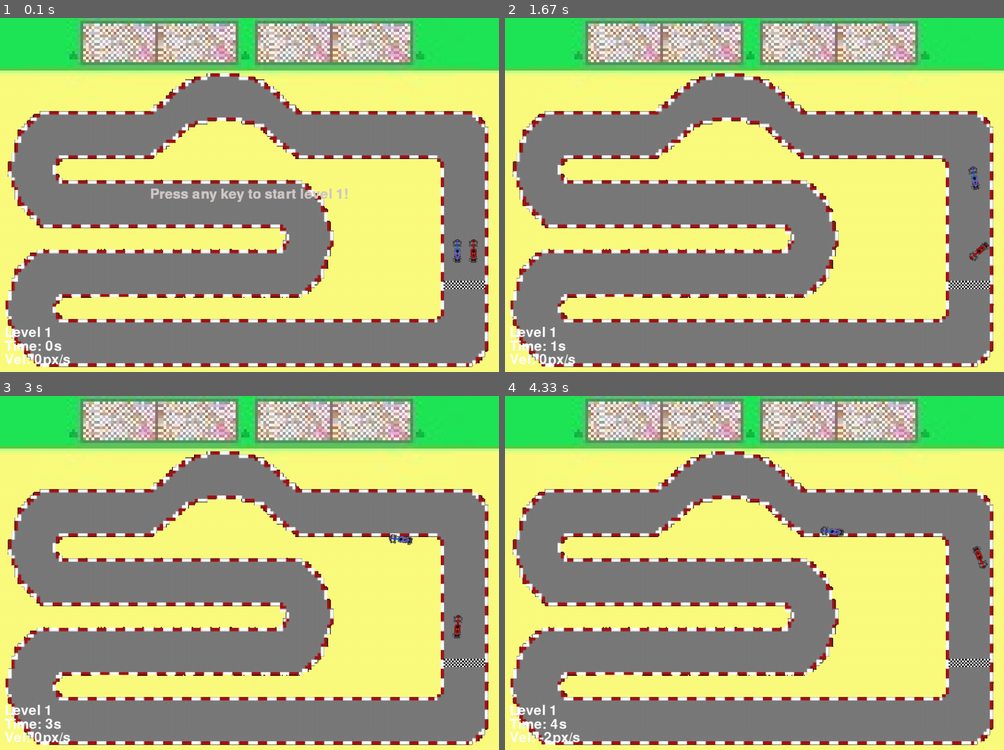
Above: before the commit, frames 1-4 (two rows, left to right).
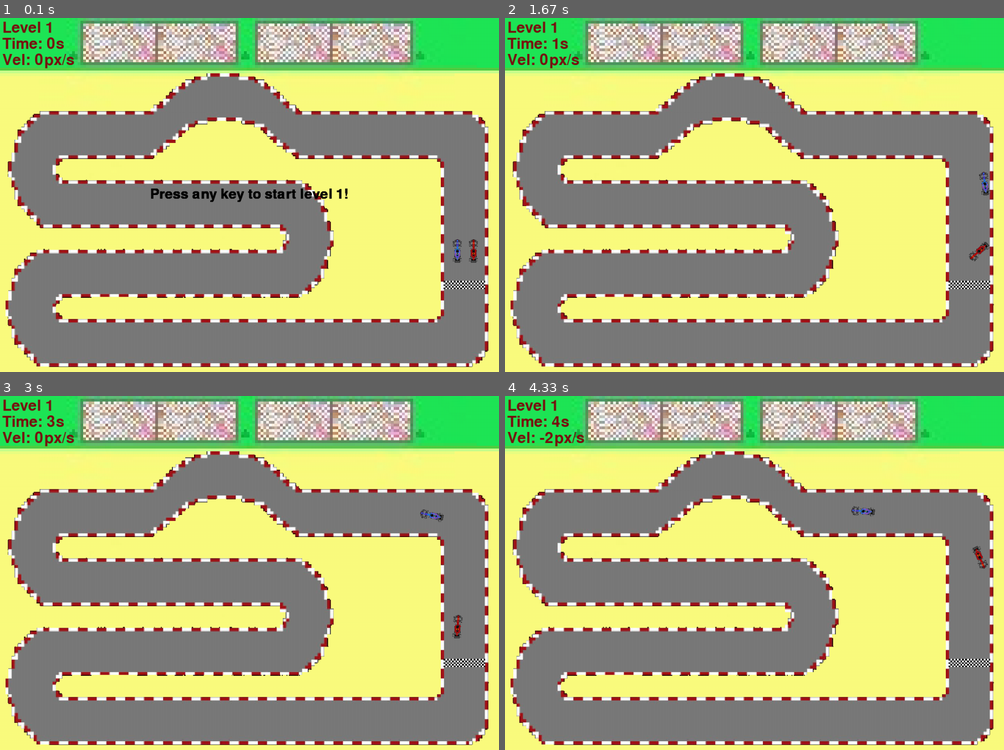
Above: after the commit, the same moments.

Repository: 203429/concurrente
Game: pygame game, started from Corte 3/race_game_pygame/main.py
The game is run twice, just before and just after one commit, with the same random seed, the same clock (stepped at 60 frames per second) and the same inputs.
Inputs:
- Up to frame 1 (0.1 s): no input
- Up to frame 2 (1.67 s): hold D 0.33-0.8 s; hold W 0.83-1.13 s; hold D 1.17-1.63 s
- Up to frame 3 (3 s): hold A 1.67-2.2 s; hold S 2.23-2.53 s; hold A 2.57-2.97 s
- Up to frame 4 (4.33 s): hold W 3-3.37 s; hold D 3.4-4.03 s; hold S from 4.07 s (still down)

The runs differ from the first frame. In frame 1, 1.6% of the frame differs, in the area x 0-70%, y 0-99%; in frame 2, 1.1%; in frame 3, 1.2%; in frame 4, 1.1%.

Commit message:
multiples cars supported

Diff:
--- a/Corte 3/race_game_pygame/main.py
+++ b/Corte 3/race_game_pygame/main.py
@@ -1,5 +1,6 @@
-import pygame, time, math, sys
+import pygame, time, math, sys, random
 from utils import scale_image, blit_rotate_center, blit_text_center
+import paths
 pygame.font.init()
 
 GRASS = scale_image(pygame.image.load("imgs/grass.png"), 6)
@@ -23,12 +24,12 @@
 pygame.display.set_caption("Formula UP")
 
 MAIN_FONT = pygame.font.SysFont("comicsans", 44)
+INFO_FONT = pygame.font.SysFont("standard-block",49)
 
 FPS = 60
-PATH1 = [(1006, 334), (670, 266), (486, 150), (115, 252), (289, 419), (615, 374), (436, 563), (101, 525), (298, 718), (787, 687), (970, 681), (1031, 593)]
 
 class GameInfo:
-    LEVELS = 10
+    LEVELS = 3
 
     def __init__(self, level=1):
         self.level = level
@@ -57,13 +58,15 @@
         return round(time.time() - self.level_start_time)
 
 class AbstractCar:
-    def __init__(self, max_vel, rotation_vel):
+    def __init__(self, img, start_pos, max_vel, rotation_vel):
         self.max_vel = max_vel
         self.vel = 0
         self.rotation_vel = rotation_vel
         self.angle = 0
-        self.img = self.IMG
-        self.x, self.y = self.START_POS
+        # self.img = self.IMG
+        # self.x, self.y = self.START_POS
+        self.img = img
+        self.x, self.y = start_pos
         self.acceleration = 0.3
 
     def rotate(self, left=False, right=False):
@@ -97,15 +100,12 @@
         poi = mask.overlap(car_mark, offset)
         return poi
 
-    def reset(self):
-        self.x, self.y = self.START_POS
+    def reset(self, start_pos):
+        self.x, self.y = start_pos
         self.angle = 0
         self.vel = 0
 
 class PlayerCar(AbstractCar):
-    IMG = CAR1
-    START_POS = CAR1_POS
-
     def reduce_speed(self):
         self.vel = max(self.vel - self.acceleration / 2, 0)
         self.move()
@@ -115,11 +115,8 @@
         self.move()
 
 class ComputerCar(AbstractCar):
-    IMG = CAR2
-    START_POS = CAR2_POS
-
-    def __init__(self, max_vel, rotation_vel, path=[]):
-        super().__init__(max_vel, rotation_vel)
+    def __init__(self, img, start_pos, max_vel, rotation_vel, path=[]):
+        super().__init__(img, start_pos, max_vel, rotation_vel)
         self.path = path
         self.current_point = 0
         self.vel = max_vel
@@ -169,8 +166,8 @@
         self.update_path_point()
         super().move()
 
-    def next_level(self, level):
-        self.reset()
+    def next_level(self, level, start_pos):
+        self.reset(start_pos)
         self.vel = self.max_vel + (level - 1) * 0.2
         self.current_point = 0
 
@@ -178,14 +175,14 @@
     for img,pos in images:
         win.blit(img,pos)
 
-    level_text = MAIN_FONT.render(f"Level {game_info.level}", 1, (255,255,255))
-    win.blit(level_text, (10, HEIGHT - level_text.get_height() - 70))
-
-    time_text = MAIN_FONT.render(f"Time: {game_info.get_level_time()}s", 1, (255,255,255))
-    win.blit(time_text, (10, HEIGHT - time_text.get_height() - 40))
-
-    vel_text = MAIN_FONT.render(f"Vel: {round(player_car.vel)}px/s", 1, (255,255,255))
-    win.blit(vel_text, (10, HEIGHT - vel_text.get_height() - 10))
+    level_text = INFO_FONT.render(f"Level {game_info.level}", 1, (122, 17, 17))
+    win.blit(level_text, (5, 5))
+
+    time_text = INFO_FONT.render(f"Time: {game_info.get_level_time()}s", 1, (122, 17, 17))
+    win.blit(time_text, (5, 40))
+
+    vel_text = INFO_FONT.render(f"Vel: {round(player_car.vel)}px/s", 1, (122, 17, 17))
+    win.blit(vel_text, (5, 75))
 
     player_car.draw(win)
     computer_car.draw(win)
@@ -219,8 +216,8 @@
         pygame.display.update()
         pygame.time.wait(5000)
         game_info.reset()
-        player_car.reset()
-        computer_car.reset()
+        player_car.reset(CAR1_POS)
+        computer_car.reset(CAR2_POS)
 
     player_finish_poi_collide = player_car.collide(FINISH_MASK, *FINISH_POS)
     if player_finish_poi_collide != None:
@@ -228,50 +225,59 @@
             player_car.bounce()
         else:
             game_info.next_level()
-            player_car.reset()
-            computer_car.next_level(game_info.level)
-
-clock = pygame.time.Clock()
-images = [(GRASS, (0,0)),(TRACK, (-30,120)),(FINISH, FINISH_POS)]
-player_car = PlayerCar(5,4)
-computer_car = ComputerCar(2,4,PATH1)
-game_info = GameInfo()
-
-while True:
-    clock.tick(FPS)
-
-    draw(WIN, images, player_car, computer_car, game_info)
-
-    while not game_info.started:
-        blit_text_center(WIN, MAIN_FONT, f"Press any key to start level {game_info.level}!")
-        pygame.display.update()
+            player_car.reset(CAR1_POS)
+            computer_car.next_level(game_info.level, CAR2_POS)
+
+def main(clock, images, player_car, computer_car, game_info):
+    while True:
+        clock.tick(FPS)
+
+        draw(WIN, images, player_car, computer_car, game_info)
+
+        while not game_info.started:
+            blit_text_center(WIN, MAIN_FONT, f"Press any key to start level {game_info.level}!")
+            pygame.display.update()
+            for event in pygame.event.get():
+                if event.type == pygame.QUIT:
+                    # print(computer_car.path)
+                    pygame.quit()
+                    sys.exit()
+
+                if event.type == pygame.KEYDOWN:
+                    game_info.start_level()
+
         for event in pygame.event.get():
             if event.type == pygame.QUIT:
+                # print(computer_car.path)
                 pygame.quit()
                 sys.exit()
 
-            if event.type == pygame.KEYDOWN:
-                game_info.start_level()
-
-    for event in pygame.event.get():
-        if event.type == pygame.QUIT:
-            # print(computer_car.path)
-            pygame.quit()
-            sys.exit()
-
-        # if event.type == pygame.MOUSEBUTTONDOWN:
-        #     pos = pygame.mouse.get_pos()
-        #     computer_car.path.append(pos)
-
-    move_player(player_car)
-    computer_car.move()
-
-    handle_collision(player_car, computer_car, game_info)
-
-    if game_info.game_finished():
-        blit_text_center(WIN, MAIN_FONT, "You won the game!")
-        pygame.display.update()
-        pygame.time.wait(5000)
-        game_info.reset()
-        player_car.reset()
-        computer_car.reset()
+            # if event.type == pygame.MOUSEBUTTONDOWN:
+            #     pos = pygame.mouse.get_pos()
+            #     computer_car.path.append(pos)
+
+        move_player(player_car)
+        computer_car.move()
+
+        handle_collision(player_car, computer_car, game_info)
+
+        if game_info.game_finished():
+            blit_text_center(WIN, MAIN_FONT, "You won the game!")
+            pygame.display.update()
+            pygame.time.wait(5000)
+            game_info.reset()
+            player_car.reset(CAR1_POS)
+            computer_car.reset(CAR2_POS)
+
+if __name__ == '__main__':
+    clock = pygame.time.Clock()
+    images = [(GRASS, (0,0)),(TRACK, (-30,120)),(FINISH, FINISH_POS)]
+
+    player_car = PlayerCar(CAR1, CAR1_POS, 5,4)
+
+    type_path = random.randint(0,4)
+    computer_car = ComputerCar(CAR2, CAR2_POS, 2, 4, paths.PATHS_LV1[type_path])
+    # computer_car2 = ComputerCar(CAR3, CAR3_POS, 2, 4, PATH1)
+    game_info = GameInfo()
+    CARS_POS = []
+    main(clock, images, player_car, computer_car, game_info)
--- /dev/null
+++ b/Corte 3/race_game_pygame/paths.py
@@ -0,0 +1,31 @@
+PATHS_LV1 = [
+    [(995, 429), (996, 380), (986, 326), (970, 276), (908, 258), (807, 251), (725, 245), (633, 232), (574, 202), (528, 170), (474, 162), (419, 180), (375, 213), (338, 242), (250, 243), (167, 244), (127, 246), (102, 262), (76, 290), (64, 340), (71, 387), (120, 407), (212, 409), (298, 401), (381, 400), (425, 400), (488, 393), (561, 384), (626, 387), (659, 420), (668, 454), (663, 509), (646, 542), (608, 555), (547, 555), (481, 556), (431, 555), (373, 549), (321, 549), (267, 552), (222, 547), (167, 543), (119, 546), (90, 559), (72, 586), (69, 624), (78, 656), (100, 685), (159, 689), (211, 706), (307, 715), (361, 715), (427, 716), (476, 717), (518, 713), (567, 714), (628, 713), (677, 717), (728, 717), (792, 716), (839, 715), (880, 716), (929, 715), (969, 714), (999, 714), (1004, 684), (1014, 654), (1014, 628), (1017, 601), (1021, 582)],
+    [(988, 435), (981, 383), (982, 337), (977, 305), (968, 278), (938, 256), (902, 257), (871, 264), (818, 273), (772, 276), (734, 270), (696, 261), (671, 260), (641, 245), (606, 223), (588, 209), (562, 196), (540, 185), (514, 183), (474, 187), (416, 187), (381, 203), (360, 218), (343, 233), (319, 244), (300, 245), (275, 249), (236, 256), (204, 257), (171, 260), (143, 261), (112, 273), (91, 298), (82, 324), (86, 356), (100, 370), (125, 378), (162, 385), (191, 389), (228, 389), (262, 386), (295, 385), (334, 386), (360, 385), (393, 383), (419, 385), (445, 386), (484, 387), (523, 385), (560, 385), (584, 385), (609, 392), (621, 405), (630, 425), (642, 451), (646, 477), (641, 511), (619, 532), (570, 539), (528, 541), (454, 540), (326, 538), (211, 534), (107, 536), (67, 578), (54, 621), (69, 652), (83, 674), (113, 687), (156, 689), (203, 689), (232, 688), (288, 690), (470, 687), (728, 688), (819, 709), (880, 723), (946, 730), (990, 704), (1006, 668), (1010, 624), (1012, 574)],
+    [(1030, 390), (1026, 306), (1003, 268), (962, 243), (912, 231), (854, 233), (791, 227), (716, 221), (666, 220), (605, 210), (558, 188), (511, 159), (448, 169), (401, 180), (363, 198), (332, 216), (241, 227), (172, 230), (101, 242), (78, 269), (60, 322), (67, 374), (99, 409), (160, 420), (220, 423), (304, 423), (367, 422), (434, 418), (490, 416), (526, 398), (570, 382), (634, 384), (669, 411), (680, 459), (681, 506), (662, 550), (618, 567), (120, 535), (74, 587), (48, 628), (58, 685), (96, 713), (133, 731), (331, 732), (643, 713), (838, 701), (963, 671), (1012, 581)],
+    [(984, 438), (1005, 408), (1029, 384), (1019, 329), (1002, 304), (977, 285), (915, 272), (842, 254), (807, 258), (743, 264), (661, 256), (611, 219), (558, 178), (499, 175), (448, 190), (358, 221), (294, 249), (180, 254), (120, 261), (64, 312), (66, 364), (100, 396), (164, 416), (237, 404), (341, 398), (404, 389), (506, 388), (571, 386), (628, 386), (661, 413), (682, 456), (674, 515), (620, 550), (510, 561), (394, 561), (304, 549), (226, 537), (104, 532), (78, 573), (72, 630), (70, 675), (124, 710), (230, 727), (393, 713), (568, 697), (730, 708), (856, 724), (923, 716), (962, 696), (1002, 648), (1029, 579)],
+    [(990, 436), (986, 403), (982, 371), (975, 340), (963, 314), (941, 289), (880, 272), (816, 270), (771, 259), (728, 246), (699, 235), (662, 223), (622, 220), (559, 214), (496, 206), (444, 205), (380, 210), (338, 218), (285, 221), (208, 222), (152, 224), (87, 239), (59, 271), (64, 338), (111, 377), (196, 392), (274, 395), (364, 396), (445, 389), (517, 383), (606, 383), (668, 403), (678, 450), (670, 505), (638, 533), (584, 536), (507, 536), (395, 534), (283, 533), (226, 537), (138, 530), (77, 546), (56, 590), (43, 640), (69, 690), (124, 721), (260, 723), (419, 712), (568, 705), (679, 704), (794, 697), (877, 685), (950, 709), (986, 713), (1015, 693), (1023, 644), (1019, 585)]
+]
+PATHS_LV2 = [
+    [(1006, 334), (670, 266), (486, 150), (115, 252), (289, 419), (615, 374), (436, 563), (101, 525), (298, 718), (787, 687), (970, 681), (1031, 593)]
+]
+PATHS_LV3 = [
+    [(1006, 334), (670, 266), (486, 150), (115, 252), (289, 419), (615, 374), (436, 563), (101, 525), (298, 718), (787, 687), (970, 681), (1031, 593)]
+]
+PATHS_LV4 = [
+    [(1006, 334), (670, 266), (486, 150), (115, 252), (289, 419), (615, 374), (436, 563), (101, 525), (298, 718), (787, 687), (970, 681), (1031, 593)]
+]
+PATHS_LV5 = [
+    [(1006, 334), (670, 266), (486, 150), (115, 252), (289, 419), (615, 374), (436, 563), (101, 525), (298, 718), (787, 687), (970, 681), (1031, 593)]
+]
+PATHS_LV6 = [
+    [(1006, 334), (670, 266), (486, 150), (115, 252), (289, 419), (615, 374), (436, 563), (101, 525), (298, 718), (787, 687), (970, 681), (1031, 593)]
+]
+PATHS_LV7 = [
+    [(1006, 334), (670, 266), (486, 150), (115, 252), (289, 419), (615, 374), (436, 563), (101, 525), (298, 718), (787, 687), (970, 681), (1031, 593)]
+]
+PATHS_LV8 = [
+    [(1006, 334), (670, 266), (486, 150), (115, 252), (289, 419), (615, 374), (436, 563), (101, 525), (298, 718), (787, 687), (970, 681), (1031, 593)]
+]
+PATHS_LV9 = [
+    [(1006, 334), (670, 266), (486, 150), (115, 252), (289, 419), (615, 374), (436, 563), (101, 525), (298, 718), (787, 687), (970, 681), (1031, 593)]
+]
--- a/Corte 3/race_game_pygame/utils.py
+++ b/Corte 3/race_game_pygame/utils.py
@@ -10,5 +10,5 @@
     win.blit(rotated_image, new_rect)
 
 def blit_text_center(win, font, text):
-    render = font.render(text, 1, (209,200,200))
+    render = font.render(text, 1, (0,0,0))
     win.blit(render, (win.get_width()/2 - render.get_width()/2, win.get_height()/2 - render.get_height()/2))
